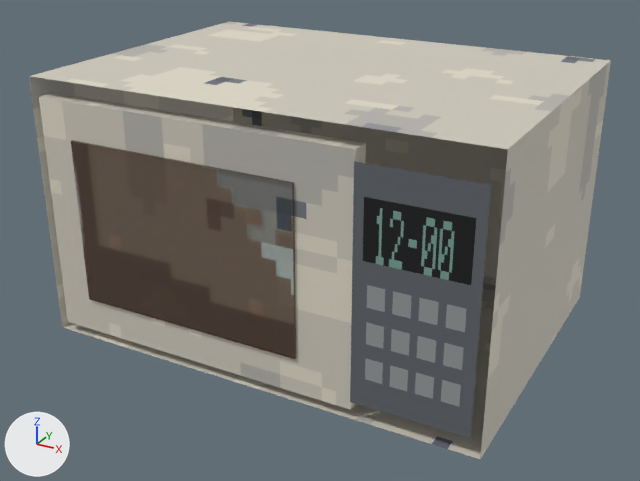
The glTF model THE_VEIL_ASSETS_V2/03_Residential/Furniture/RES_Microwave.glb, before and after one commit.
One viewpoint serves both versions: a 50 mm camera at (0.438, -0.809, 0.509) aimed at (0.0, -0.013, 0.111). Lighting does not change. The marker at lower left points along +X, +Y and +Z. The older version comes first. Where no turn or scale is listed for an object, it has been applied to the vertices. Vertices at exactly the same position are counted once.

Objects in the first picture: 'INT_ApplianceDoor_Microwave', 'RES_Microwave_Mesh'.
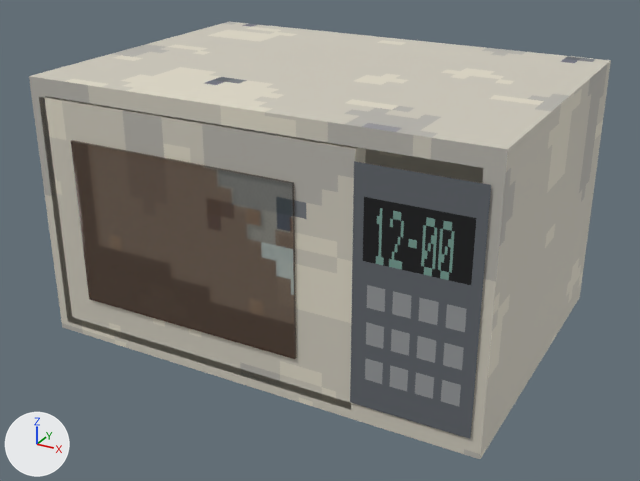
Patch to the scene script:
```diff
--- a/THE_VEIL_ASSETS_V2/03_Residential/Furniture/RES_Microwave.glb.py
+++ b/THE_VEIL_ASSETS_V2/03_Residential/Furniture/RES_Microwave.glb.py
@@ me_res_microwave_mesh @@
 # used by ob_res_microwave_mesh; location = (0.0, 0.0, 0.0)
-me_res_microwave_mesh.from_pydata(...)  # 12 vertices, 12 faces; spans x -0.25..0.25, y -0.172..0.19, z 0.01..0.3
+me_res_microwave_mesh.from_pydata(...)  # 24 vertices, 30 faces; spans x -0.25..0.25, y -0.172..0.19, z 0.01..0.3
+# me_res_microwave_mesh part 1
+# 6 vertices are added at (-0.232, 0.172, 0.028), (-0.232, -0.17, 0.028), (0.232, 0.172, 0.028), (0.232, -0.17, 0.028), (0.25, -0.17, 0.028), (-0.25, -0.17, 0.028)
+# 6 new vertices lie (0.0, 0.0, 0.254) away from vertices in x -0.25..0.25, y -0.17..0.172, z 0.028
+# 18 new faces join them, mat_m_town_paintwhite
 me_res_microwave_mesh.materials.append(mat_m_town_paintwhite)
```

Where the change shows, as pixel boxes (x1, y1, x2, y2) in the pictures (640 x 481 px):
part 1 of me_res_microwave_mesh, added: after (29, 76, 508, 459)
